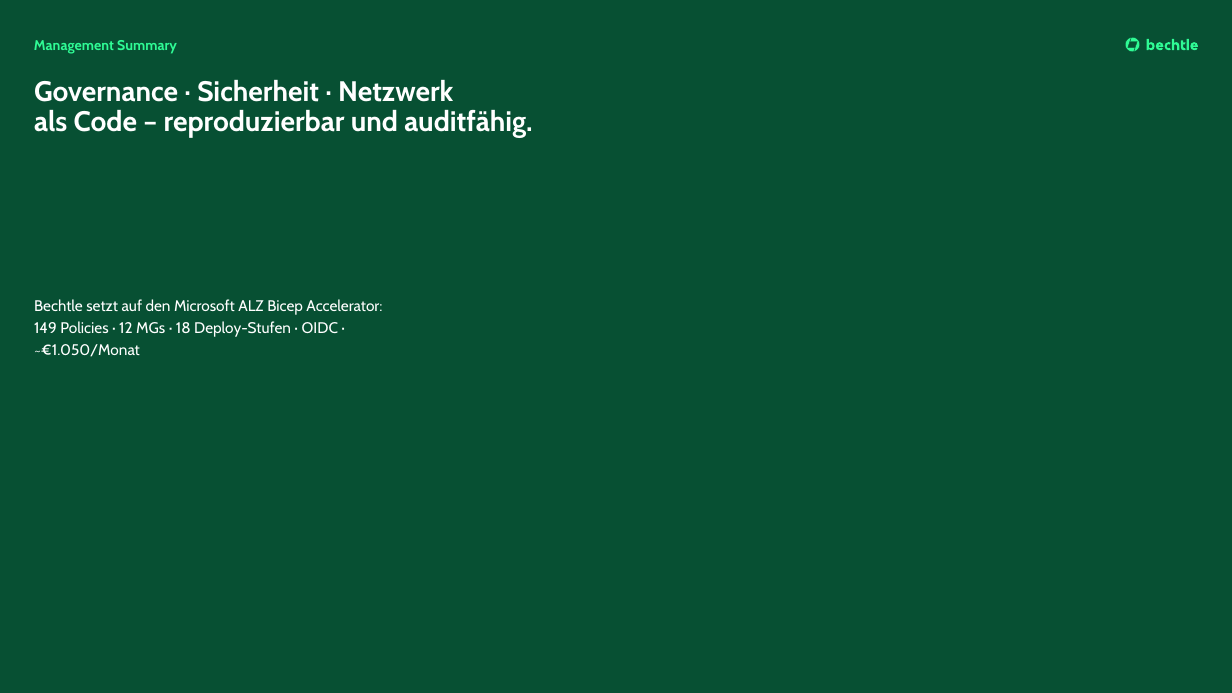
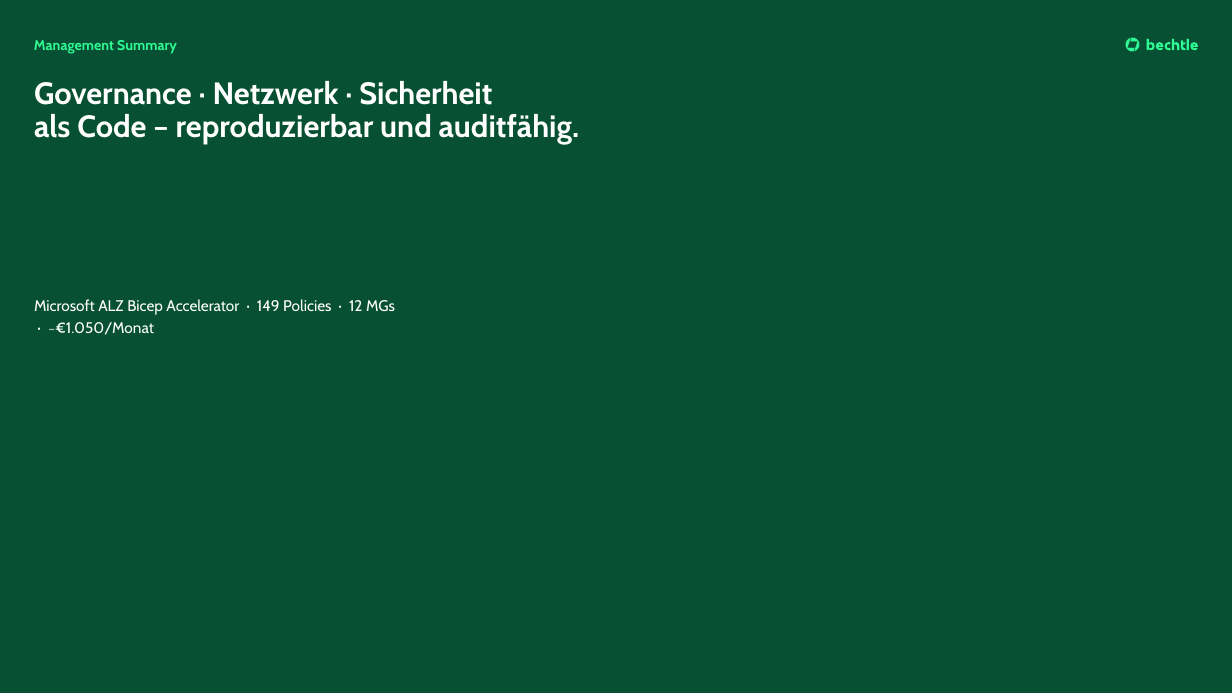
Before and after one commit to YannickBeck/azure-landing-zone, a slide deck: slide 3 of docs/konzept/Powerpoint/Azure-Landing-Zone-Konzept.pptx. Drawn at 1232x693 pixels with LibreOffice and Linux fonts; fonts in the diff are those of the drawing. Boxes give left, top, right and bottom in pixels: in the first picture for what was removed or moved away, otherwise in the second. Text is boxed around its words. In the diff, an @@ line names an element or a change of style, - is before the commit and + after.

```diff
--- a/docs/konzept/Powerpoint/Azure-Landing-Zone-Konzept.pptx
+++ b/docs/konzept/Powerpoint/Azure-Landing-Zone-Konzept.pptx
@@ title at (x1=34, y1=81, x2=579, y2=143): text changed; size 22 to 24 pt @@
-Governance · Sicherheit · Netzwerk
-als Code – reproduzierbar und auditfähig.
+Governance · Netzwerk · Sicherheit
+als Code – reproduzierbar und auditfähig.
@@ text at (x1=34, y1=299, x2=395, y2=335): text changed @@
-Bechtle setzt auf den Microsoft ALZ Bicep Accelerator: 149 Policies · 12 MGs · 18 Deploy-Stufen · OIDC · ~€1.050/Monat
+Microsoft ALZ Bicep Accelerator · 149 Policies · 12 MGs · ~€1.050/Monat
```
Also in this commit, not shown: 24 other slides changed, 12 slides added, 17 slides removed, 1 other file.
